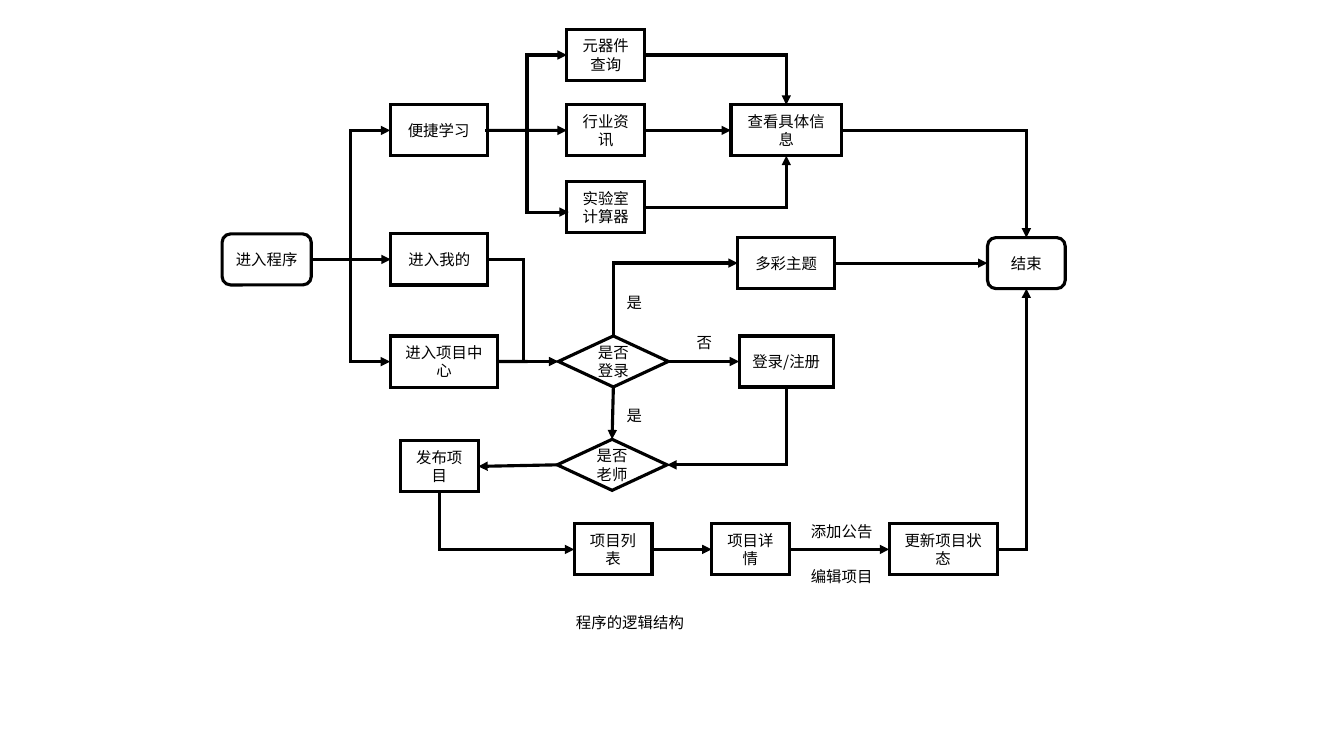
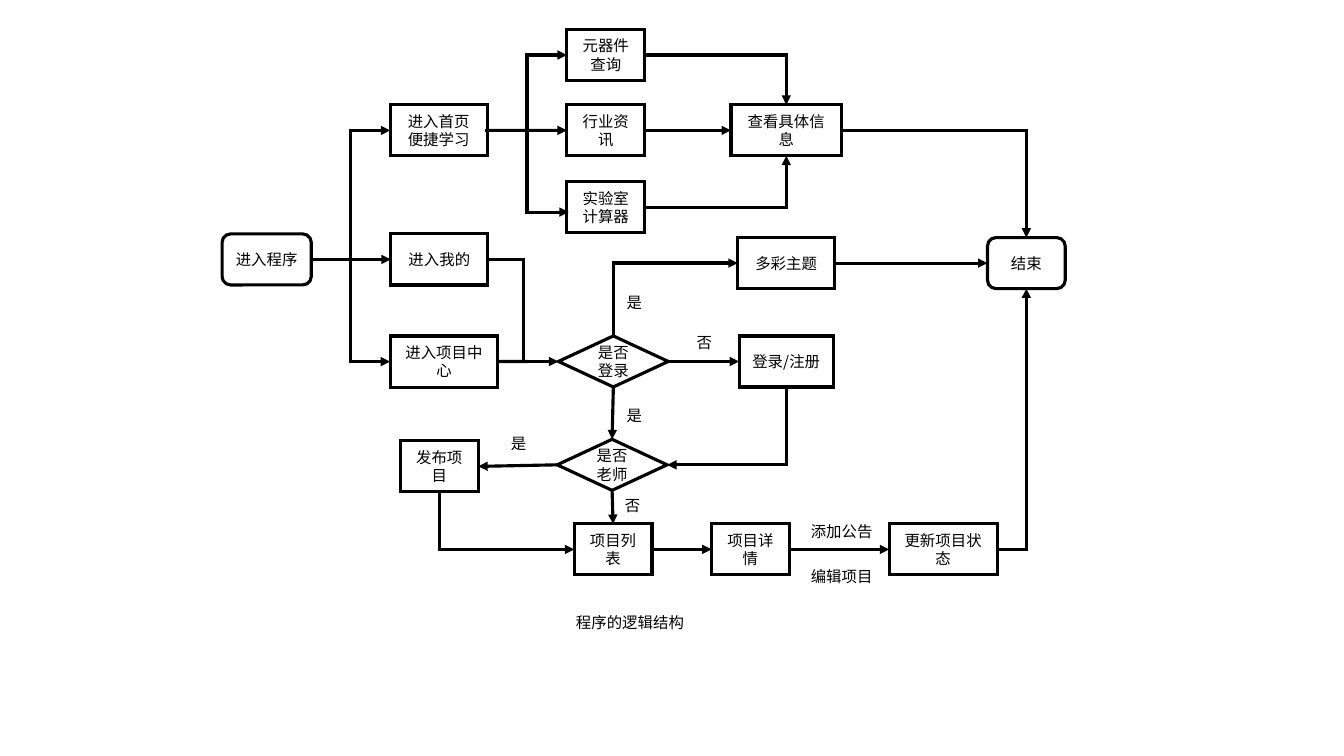
Before and after one commit to goozyshi/Gooit, a slide deck: slide 2 of Gooit自绘图标.pptx. Drawn at 1344x756 pixels with LibreOffice and Linux fonts; fonts in the diff are those of the drawing. Boxes give left, top, right and bottom in pixels: in the first picture for what was removed or moved away, otherwise in the second. Text is boxed around its words. In the diff, an @@ line names an element or a change of style, - is before the commit and + after.

```diff
--- a/Gooit自绘图标.pptx
+++ b/Gooit自绘图标.pptx
@@ text in rectangle at box(408, 114, 470, 147): text changed @@
-便捷学习
+进入首页便捷学习
@@ text added at box(511, 436, 526, 450), 11 pt, text #000000 @@
+是
@@ arrow added from (612, 490) to (613, 524), #000000 2.25 pt @@
@@ text added at box(625, 499, 640, 512), 11 pt, text #000000 @@
+否
```
Also in this commit, not shown: 6 other slides changed, 12 other files.
